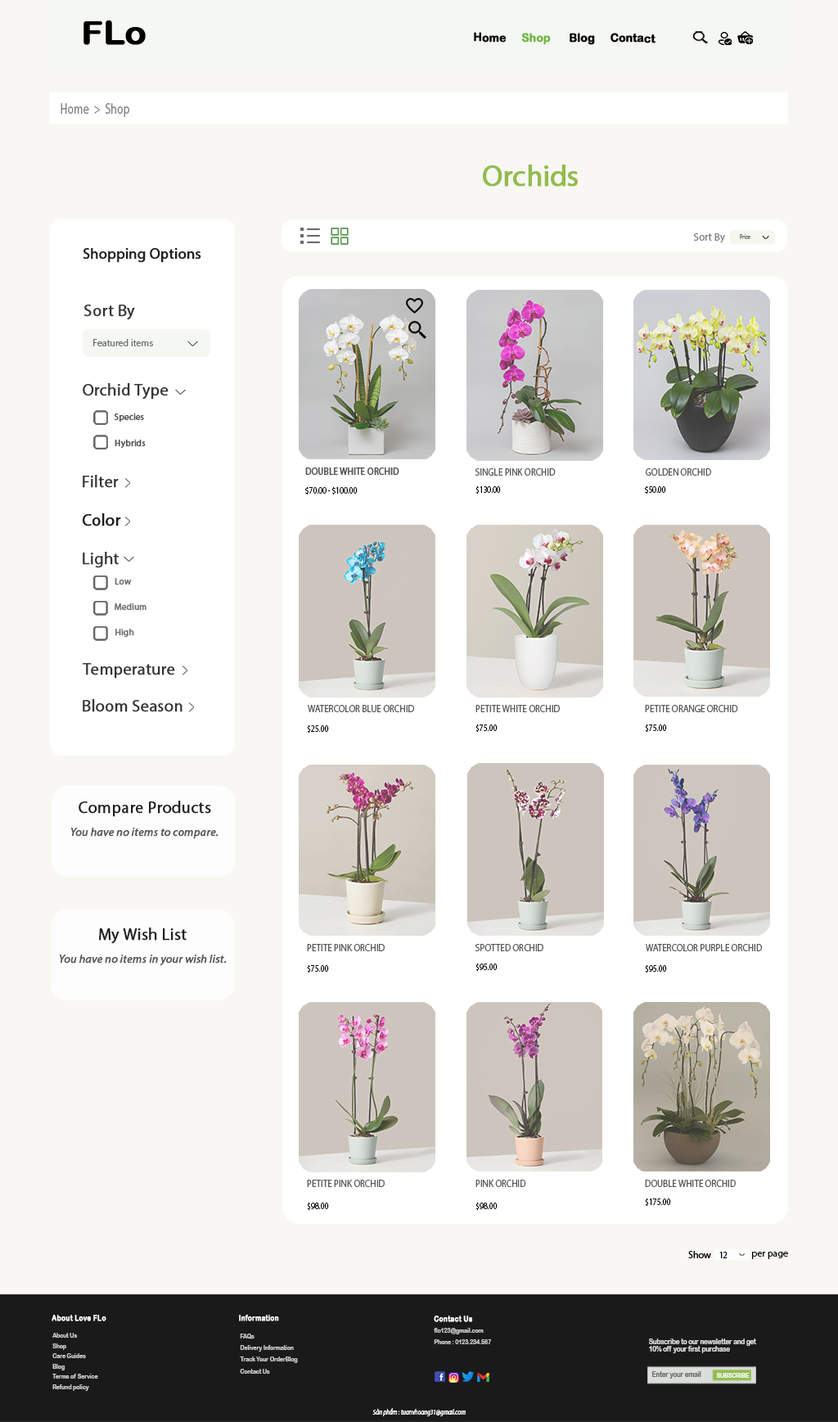
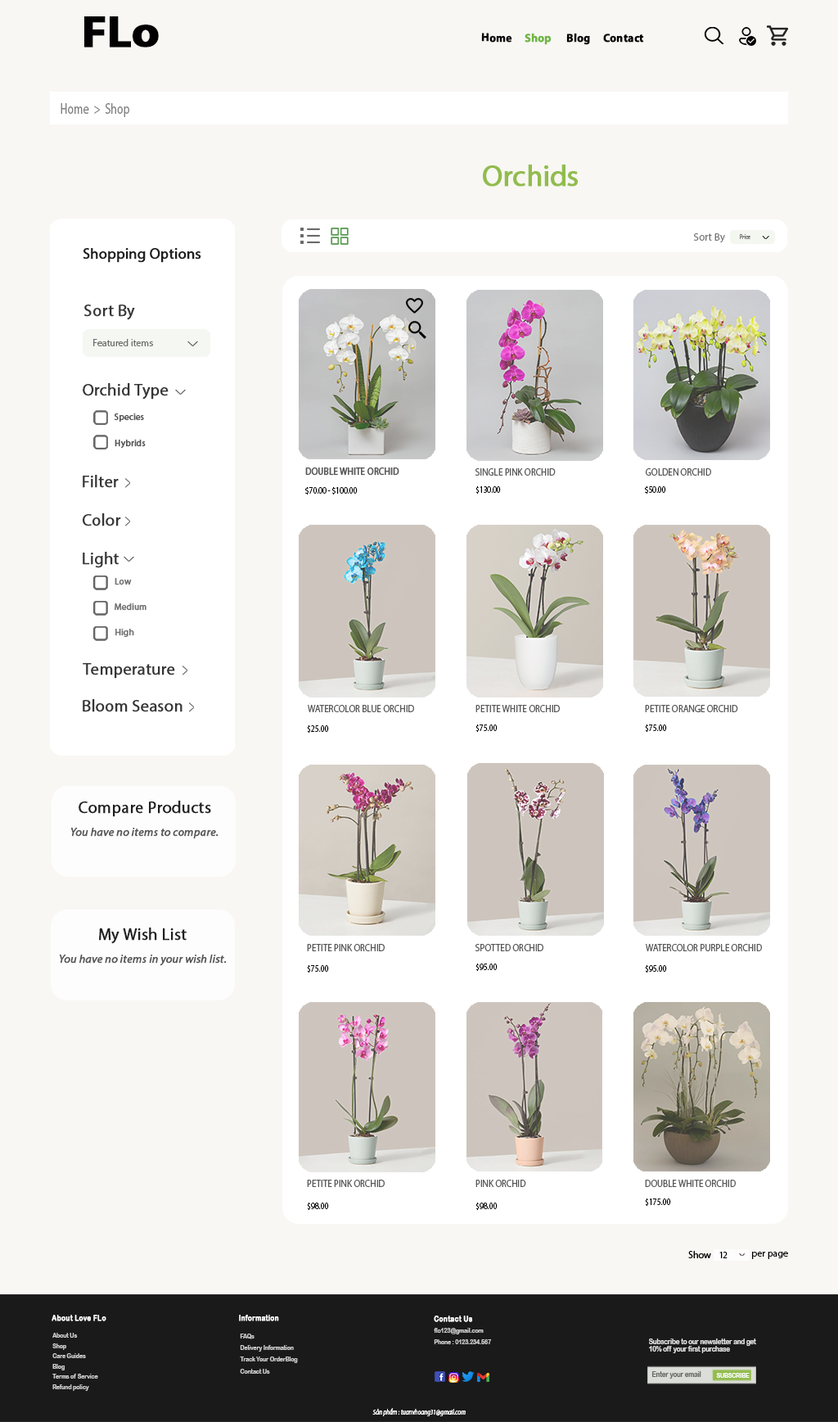
Layer changes from the first w=838, h=1422 image to the second:
added group "icon" with 3 layers in group "Headr-menu" over [704, 25, 789, 46]
"icons" (1st of 3, in "SHOP" › "Headr-menu" › "icon"): opacity 100% → 85%, moved it into group "icon", painted on it over [718, 25, 789, 46]
moved "icons" (2nd of 3, in "SHOP" › "Headr-menu" › "icon") into group "icon", painted on it over [737, 27, 757, 46]
moved "icons" (3rd of 3, in "SHOP" › "Headr-menu" › "icon") into group "icon", painted on it over [693, 27, 724, 45]
painted on "menu-ul-li" over [473, 31, 656, 46]
painted on "LOGO" over [83, 16, 159, 48]
painted on "Menu" over [49, 0, 789, 67]
